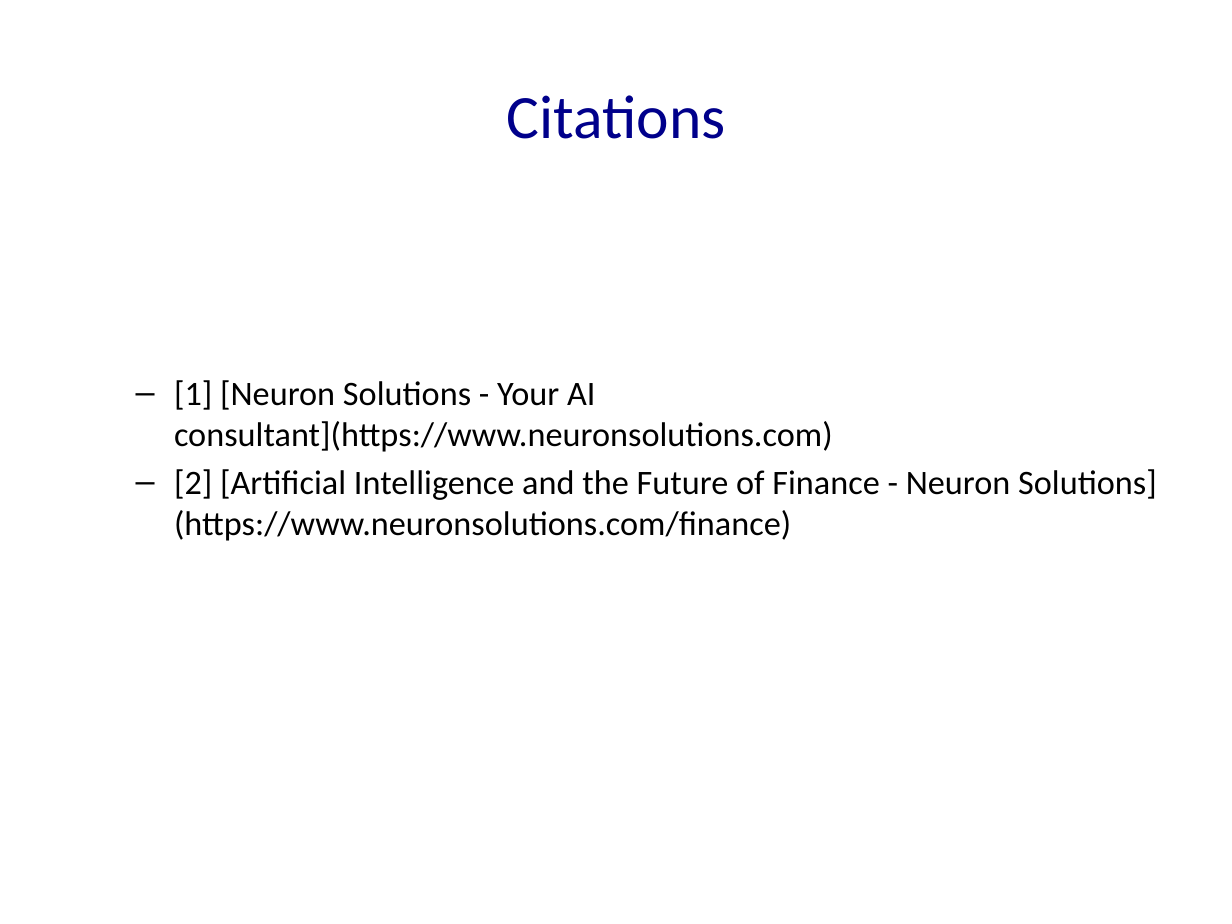
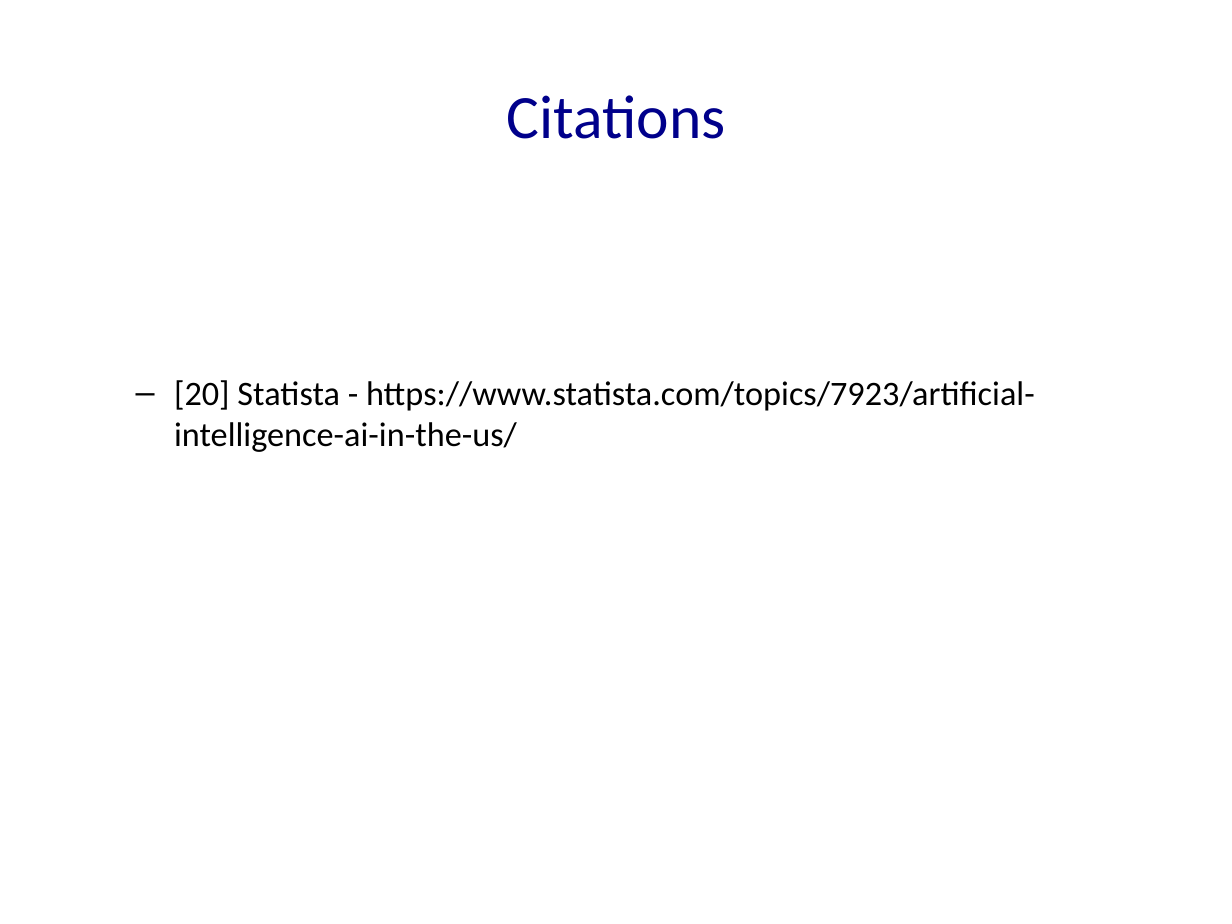
Before and after one commit to Frank-Gu-81/slides_autogeneration, a slide deck: slide 58 of Neuron_Solutions_Presentation.pptx (slide 3 before the commit). Drawn at 1232x924 pixels with LibreOffice and Linux fonts; fonts in the diff are those of the drawing. Boxes give left, top, right and bottom in pixels: in the first picture for what was removed or moved away, otherwise in the second. Text is boxed around its words. In the diff, an @@ line names an element or a change of style, - is before the commit and + after.

```diff
--- a/Neuron_Solutions_Presentation.pptx
+++ b/Neuron_Solutions_Presentation.pptx
@@ text at (x1=174, y1=380, x2=1035, y2=452): text changed @@
-  – [1] [Neuron Solutions - Your AI consultant](https://www.neuronsolutions.com)
-  – [2] [Artificial Intelligence and the Future of Finance - Neuron Solutions](https://www.neuronsolutions.com/finance)
+  – [20] Statista - https://www.statista.com/topics/7923/artificial-intelligence-ai-in-the-us/
```
Also in this commit, not shown: 19 other slides changed, 99 slides added, 55 slides removed, 9 other files.
